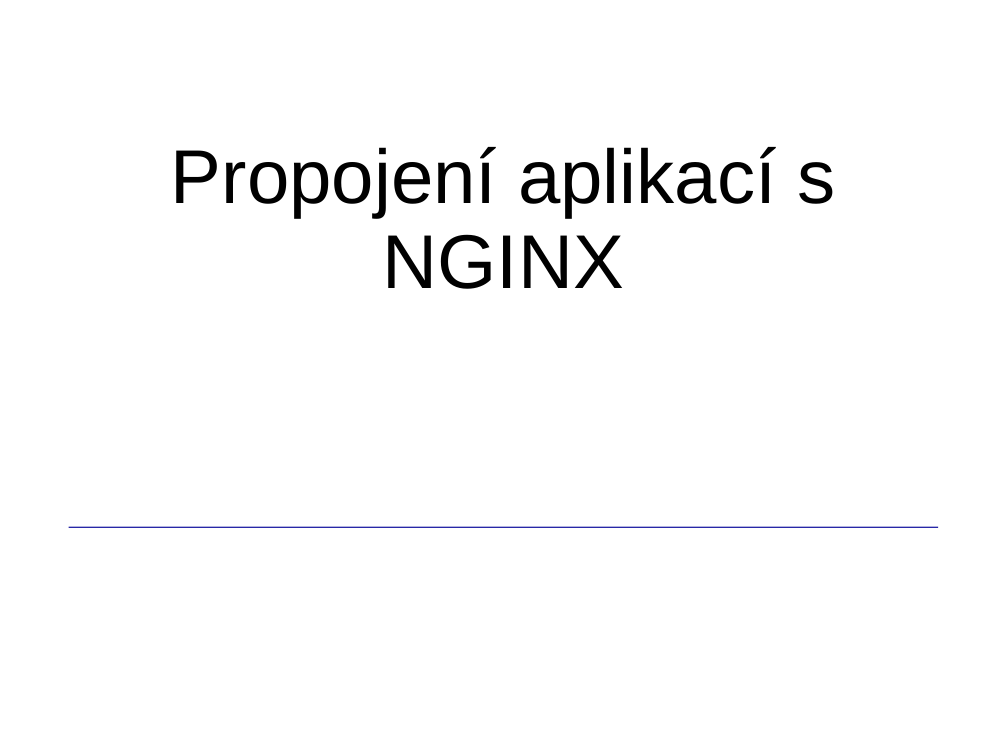
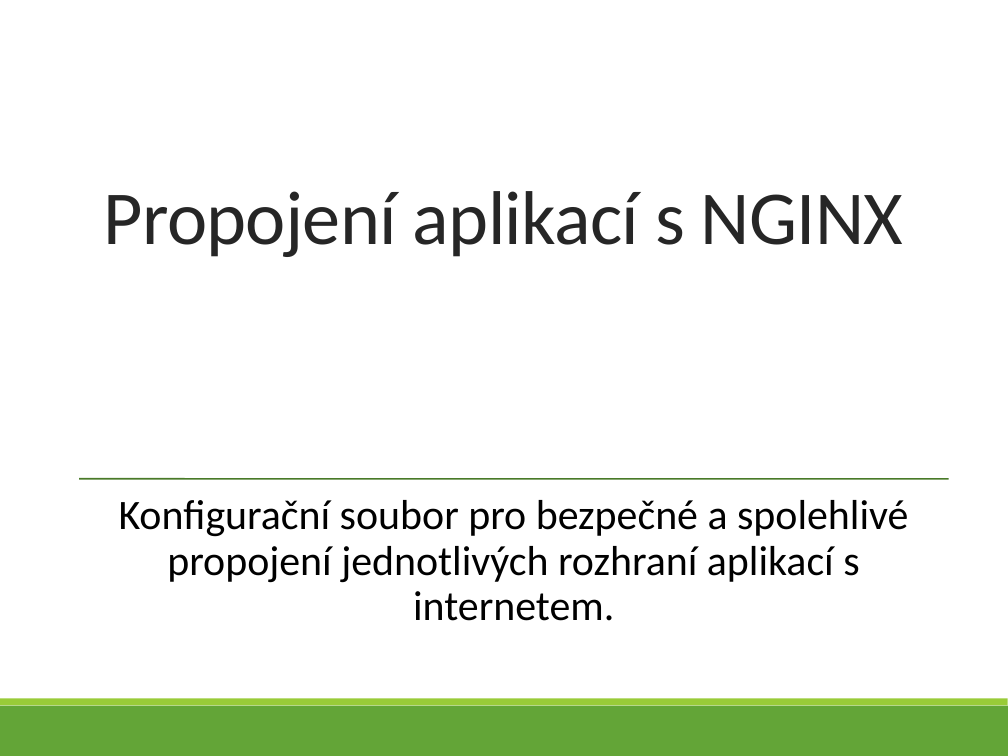
Before and after one commit to bastakka/graduation, a slide deck: slide 38 of Thesis/V4D Bašta Karel - 5 - VMware.pptx. Drawn at 1008x756 pixels with LibreOffice and Linux fonts; fonts in the diff are those of the drawing. Boxes give left, top, right and bottom in pixels: in the first picture for what was removed or moved away, otherwise in the second. Text is boxed around its words. In the diff, an @@ line names an element or a change of style, - is before the commit and + after.

```diff
--- a/Thesis/V4D Bašta Karel - 5 - VMware.pptx
+++ b/Thesis/V4D Bašta Karel - 5 - VMware.pptx
@@ title "Propojení aplikací s NGINX" at (104, 191, 904, 257): font Arial to Calibri, text colour #000000 to #262626, letter spacing 0 to -0.6 pt; line spacing 0.93 to 0.85 @@
@@ line moved from (69, 528) - (938, 528) to (80, 479) - (949, 479) @@
@@ line (80, 479) - (949, 479): stroke #2929A8 1 pt to #497A29 1.25 pt @@
@@ line added from (100, 479) to (917, 479), #808080 0.5 pt @@
@@ text added at (119, 500, 908, 621), 33 pt, text #000000 @@
+Konfigurační soubor pro bezpečné a spolehlivé propojení jednotlivých rozhraní aplikací s internetem.
@@ rectangle added at (0, 706, 1008, 756), fill #63A537 @@
@@ rectangle added at (0, 699, 1008, 706), fill #99CB38 @@
```
Also in this commit, not shown: 42 other slides changed, 1 slide added, 5 other files.
